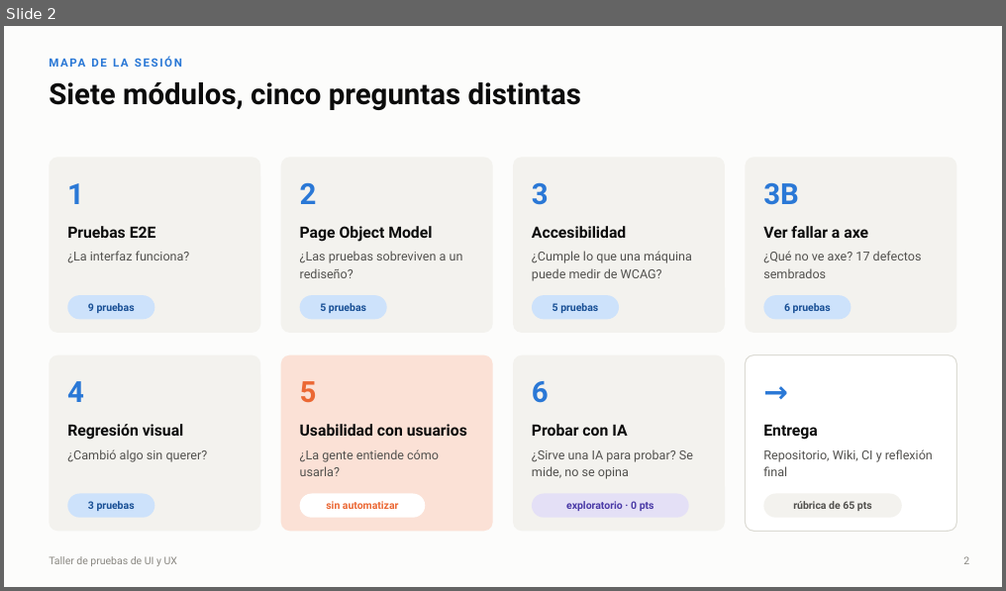
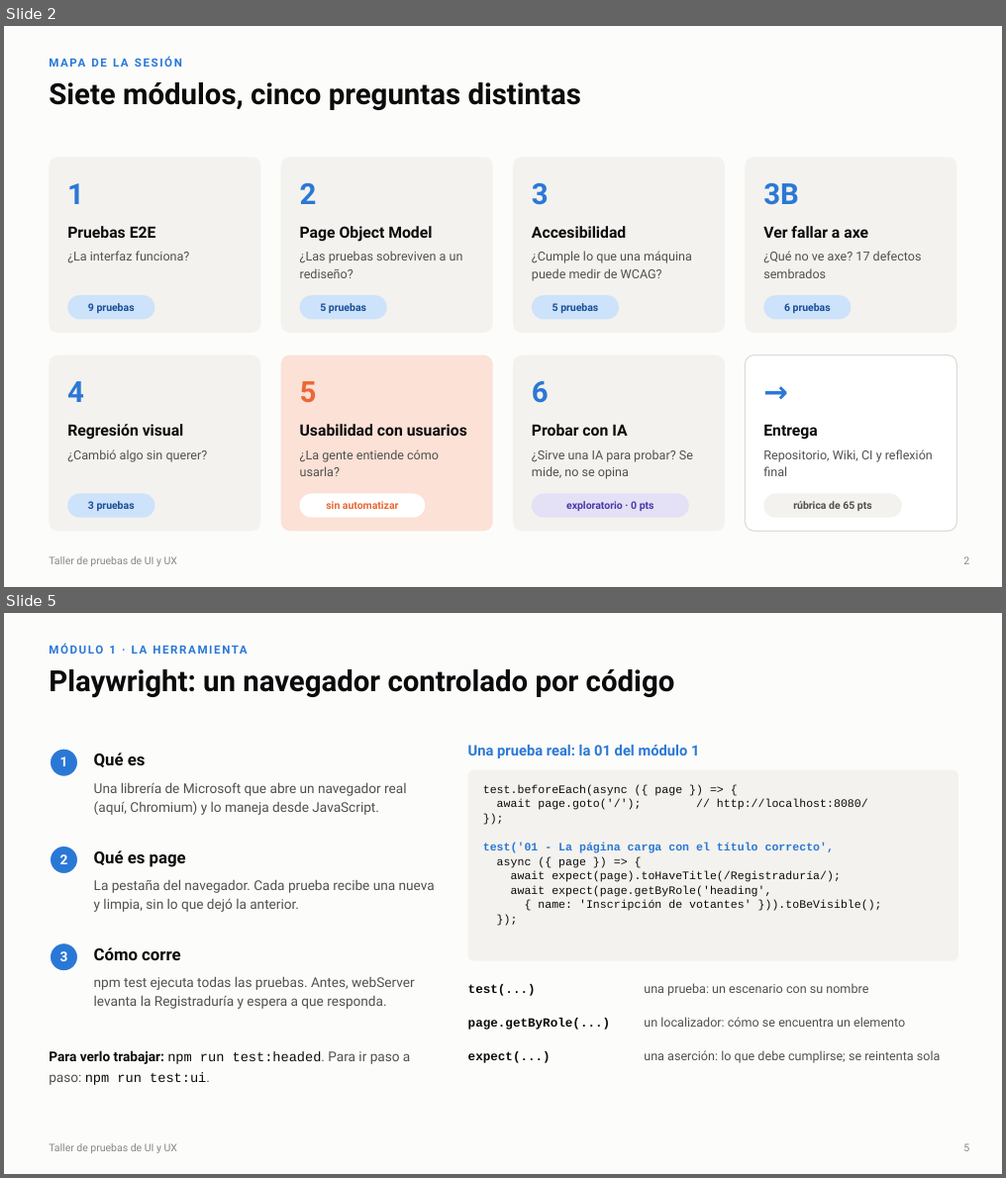
Before and after one commit to CesarAVegaF312/TYVS-Taller_Pruebas_de_UX, a slide deck: Pruebas de UI y UX.pptx. Shown one above the other, each under a label of ours: slide 2 before the commit, slides 2 and 5 after it; the slides between them are not shown. The pictures are 1006x591 and 1006x1178 pixels, drawn with LibreOffice and Linux fonts; fonts in the diff are those of the drawing. Boxes give left, top, right and bottom in pixels: in the first picture for what was removed or moved away, otherwise in the second. Text is boxed around its words. In the diff, an @@ line names an element or a change of style, - is before the commit and + after.

Commit message:
Presentacion: explica las herramientas y los terminos antes de usarlos
- Diapositiva nueva sobre Playwright antes del primer codigo: que es, que es
  page, como corre npm test (webServer) y la prueba 01 real del modulo 1, con
  un glosario de test, localizador y asercion.
- Diapositiva nueva sobre axe antes de hablar de sus limites, con la salida
  real de axe 4.13.0 sobre defectuosa.html, y una franja que explica WCAG,
  sus niveles y como se leen las etiquetas (wcag21aa).
- Definiciones en su propia diapositiva: E2E, role="status" y el lector de
  pantalla, --repeat-each y workers, defectuosa.html, las reglas de axe en
  espanol, la categoria best-practice, el placeholder sin la jerga accname,
  referencias, diff y CI, el mecanismo de los sabotajes (pruebas de mutacion)
  y los terminos de Selenium.
- construir.py acepta una ruta de salida, para regenerar aunque el .pptx
  este abierto en PowerPoint.

```diff
--- a/Pruebas de UI y UX.pptx
+++ b/Pruebas de UI y UX.pptx
@@ slide 5 added at <box>4,613,1002,1174</box>, background #FCFCFB @@
@@ text added at <box>49,669,675,698</box>, 28 pt, text #0B0B0B, bold @@
+Playwright: un navegador controlado por código
@@ text added at <box>109,646,572,851</box>, 11 pt, text #2A78D6, bold @@
+MÓDULO 1 · LA HERRAMIENTA
@@ ellipse added at <box>50,749,78,777</box>, fill #2A78D6, outline #FCFCFB 1.5 pt @@
@@ text added at <box>60,757,68,766</box>, 13 pt, text #FFFFFF, bold @@
+1
@@ text added at <box>94,753,146,767</box>, 16 pt, text #0B0B0B, bold @@
+Qué es
@@ text added at <box>468,745,699,759</box>, 14 pt, text #2A78D6, bold @@
+Una prueba real: la 01 del módulo 1
@@ text added at <box>94,782,406,815</box>, 13 pt, text #52514E @@
+Una librería de Microsoft que abre un navegador real (aquí, Chromium) y lo maneja desde JavaScript.
@@ rounded rectangle added at <box>468,770,958,961</box>, fill #F3F2EE @@
@@ text added at <box>483,785,882,911</box>, 11 pt, text #0B0B0B @@
+test.beforeEach(async ({ page }) => {
+await page.goto('/'); // http://localhost:8080/
+});
+test('01 - La página carga con el título correcto',
+async ({ page }) => {
+await expect(page).toHaveTitle(/Registraduría/);
+await expect(page.getByRole('heading',
+{ name: 'Inscripción de votantes' })).toBeVisible();
+});
@@ ellipse added at <box>50,846,78,874</box>, fill #2A78D6, outline #FCFCFB 1.5 pt @@
@@ text added at <box>60,855,68,864</box>, 13 pt, text #FFFFFF, bold @@
+2
@@ text added at <box>94,851,186,867</box>, 16 pt, text #0B0B0B, bold @@
+Qué es page
@@ text added at <box>94,879,435,912</box>, 13 pt, text #52514E @@
+La pestaña del navegador. Cada prueba recibe una nueva y limpia, sin lo que dejó la anterior.
@@ ellipse added at <box>50,943,78,971</box>, fill #2A78D6, outline #FCFCFB 1.5 pt @@
@@ text added at <box>60,952,68,961</box>, 13 pt, text #FFFFFF, bold @@
+3
@@ text added at <box>94,948,180,960</box>, 16 pt, text #0B0B0B, bold @@
+Cómo corre
@@ text added at <box>94,976,414,1009</box>, 13 pt, text #52514E @@
+npm test ejecuta todas las pruebas. Antes, webServer levanta la Registraduría y espera a que responda.
@@ text added at <box>468,984,536,996</box>, 12 pt, text #0B0B0B, bold @@
+test(...)
@@ text added at <box>644,983,868,996</box>, 12 pt, text #52514E @@
+una prueba: un escenario con su nombre
@@ text added at <box>468,1018,611,1030</box>, 12 pt, text #0B0B0B, bold @@
+page.getByRole(...)
@@ text added at <box>644,1017,905,1027</box>, 12 pt, text #52514E @@
+un localizador: cómo se encuentra un elemento
@@ text added at <box>49,1051,410,1085</box>, 13 pt, text #0B0B0B @@
+Para verlo trabajar: npm run test:headed. Para ir paso a paso: npm run test:ui.
@@ text added at <box>468,1052,550,1063</box>, 12 pt, text #0B0B0B, bold @@
+expect(...)
@@ text added at <box>644,1051,941,1063</box>, 12 pt, text #52514E @@
+una aserción: lo que debe cumplirse; se reintenta sola
@@ text added at <box>49,1144,177,1154</box>, 10 pt, text #898781 @@
+Taller de pruebas de UI y UX
@@ text added at <box>963,1144,969,1152</box>, 10 pt, text #898781 @@
+5
```
Also in this commit, not shown: 19 slides changed, 1 other slide added, 1 other file.
